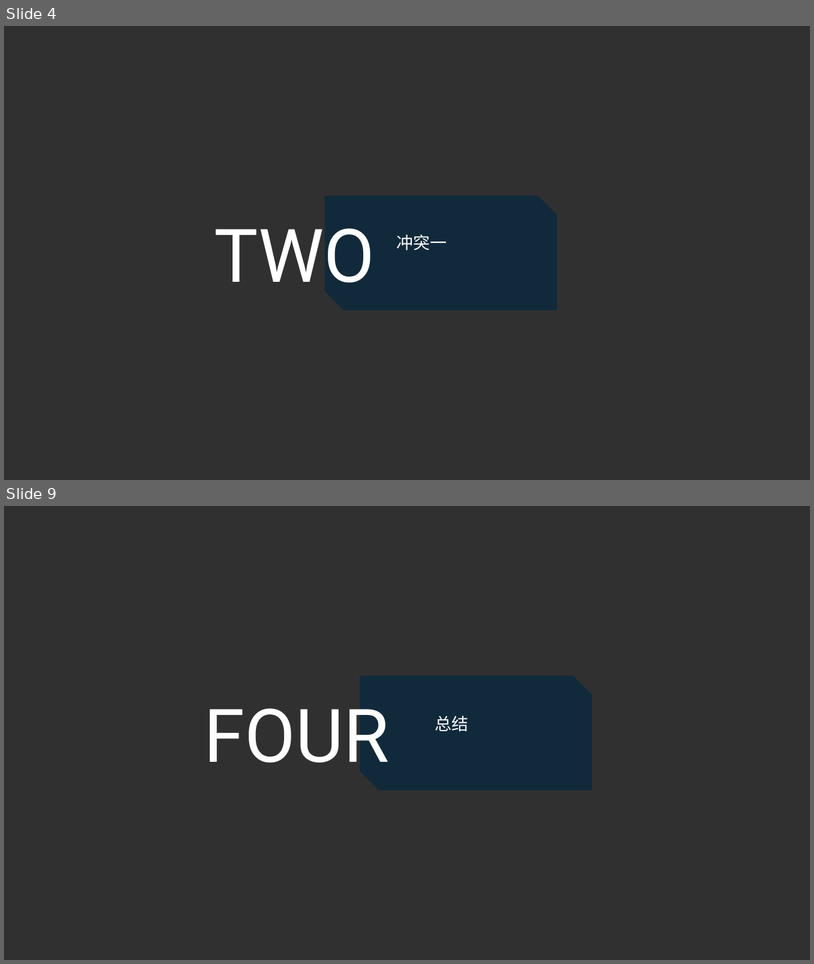
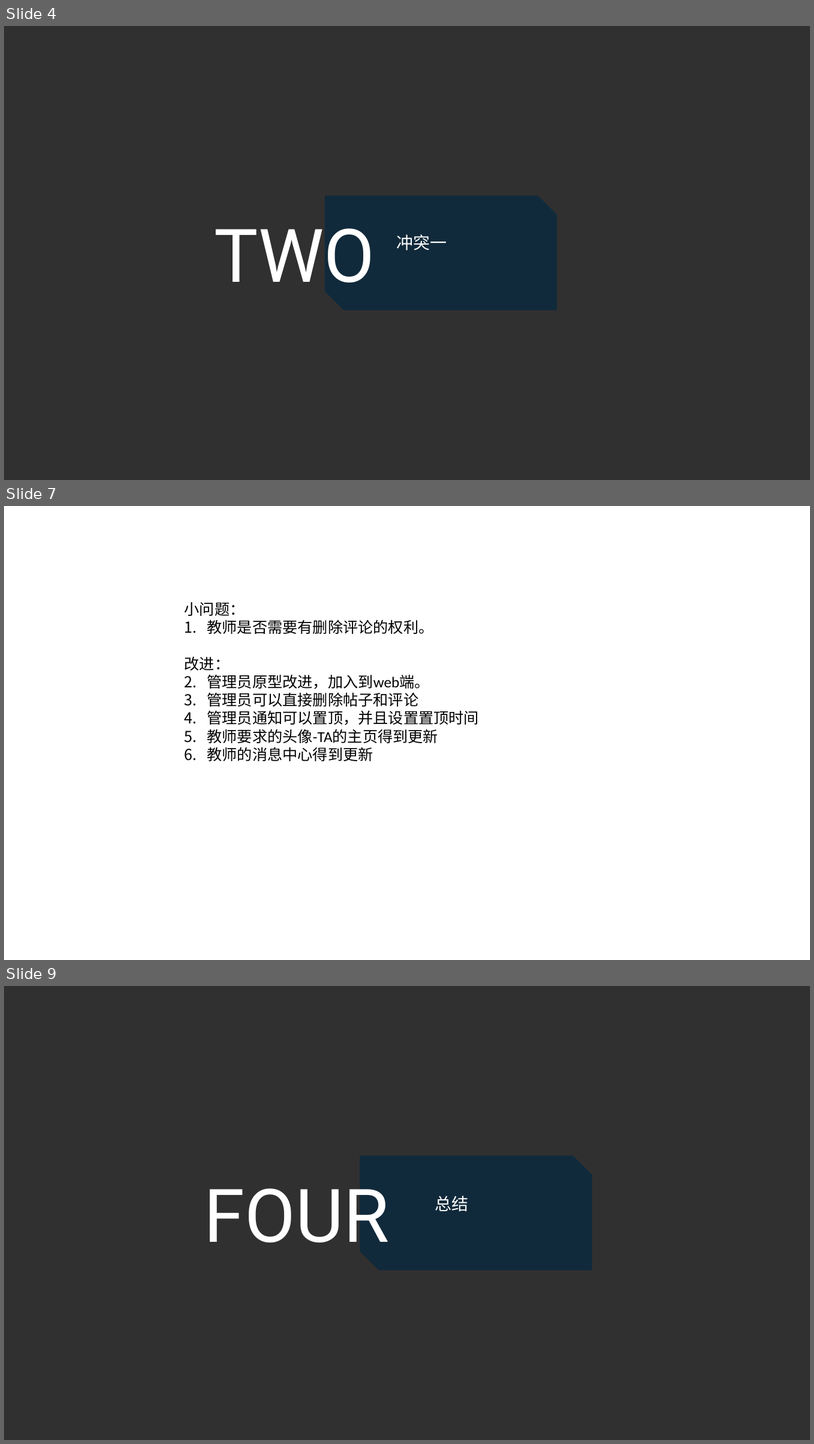
Before and after one commit to SarielX98/PRD2018G14, a slide deck: 受控文档/软件需求工程/3项目执行/PRD2018-G14-JAD会议.pptx. Shown one above the other, each under a label of ours: slides 4 and 9 before the commit, slides 4, 7 and 9 after it; the slides between them are not shown. The pictures are 814x964 and 814x1444 pixels, drawn with LibreOffice and Linux fonts; fonts in the diff are those of the drawing; background and template pictures are left out; a plain dark background stands for a picture behind light text. Boxes give left, top, right and bottom in pixels: in the first picture for what was removed or moved away, otherwise in the second. Text is boxed around its words. In the diff, an @@ line names an element or a change of style, - is before the commit and + after.

```diff
--- a/受控文档/软件需求工程/3项目执行/PRD2018-G14-JAD会议.pptx
+++ b/受控文档/软件需求工程/3项目执行/PRD2018-G14-JAD会议.pptx
@@ slide 7 added at <box>4,506,810,960</box>, background #FFFFFF @@
@@ text added at <box>185,602,480,761</box>, 18 pt, text #000000 @@
+小问题：
+1. 教师是否需要有删除评论的权利。
+改进：
+1. 管理员原型改进，加入到web端。
+2. 管理员可以直接删除帖子和评论
+3. 管理员通知可以置顶，并且设置置顶时间
+4. 教师要求的头像-TA的主页得到更新
+5. 教师的消息中心得到更新
```
Also in this commit, not shown: 4 slides changed, 1 other slide added, 2 slides removed.
